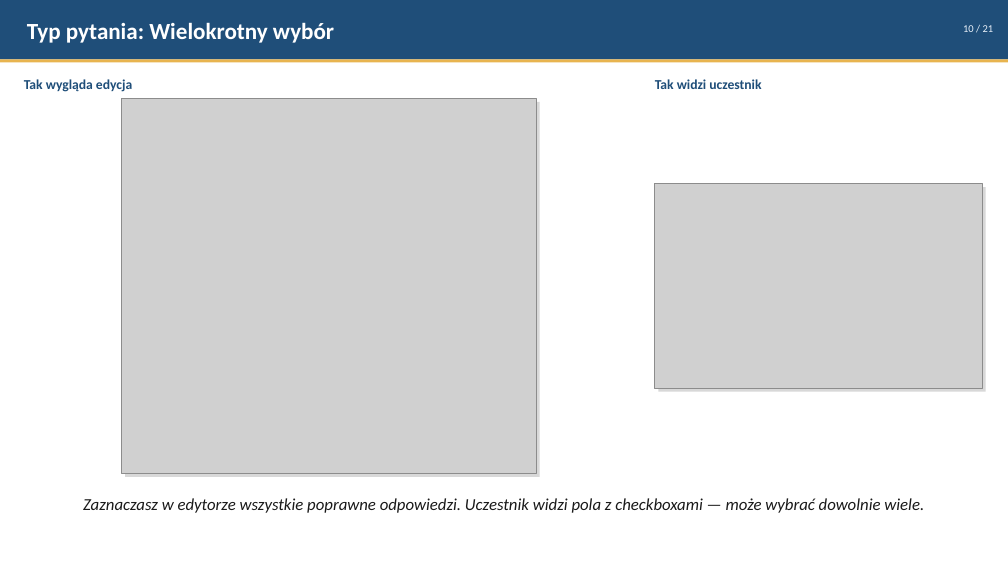
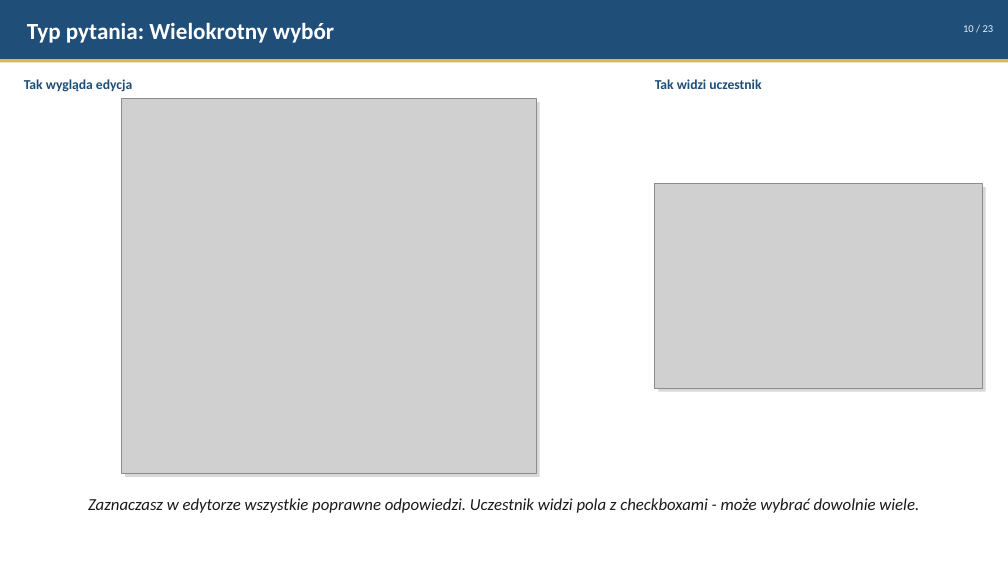
Before and after one commit to rdest-devs/cogniro, a slide deck: slide 10 of docs/cogniro-presentation.pptx. Drawn at 1008x567 pixels with LibreOffice and Linux fonts; fonts in the diff are those of the drawing; grey boxes stand for pictures. Boxes give left, top, right and bottom in pixels: in the first picture for what was removed or moved away, otherwise in the second. Text is boxed around its words. In the diff, an @@ line names an element or a change of style, - is before the commit and + after.

```diff
--- a/docs/cogniro-presentation.pptx
+++ b/docs/cogniro-presentation.pptx
@@ text at bbox=[963, 25, 994, 32]: text changed @@
-10 / 21
+10 / 23
@@ text at bbox=[88, 498, 919, 513]: text changed @@
-Zaznaczasz w edytorze wszystkie poprawne odpowiedzi. Uczestnik widzi pola z checkboxami — może wybrać dowolnie wiele.
+Zaznaczasz w edytorze wszystkie poprawne odpowiedzi. Uczestnik widzi pola z checkboxami - może wybrać dowolnie wiele.
```
Also in this commit, not shown: 18 other slides changed, 2 slides added.
